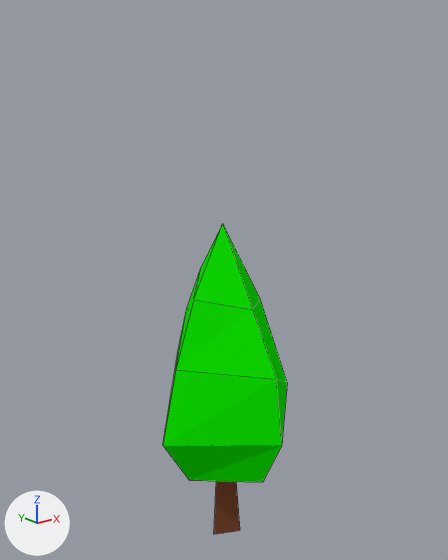
An edit to the Blender file Assets/Models/Tree.blend, drawn before and after from the same camera.
Rendered twice from a 50 mm camera at (-13.47, -17.03, 17.77) aimed at (0.44, 0.35, 10.81). Lighting does not change. The marker at lower left points along +X, +Y and +Z. Mesh edges are drawn as thin lines.

The scene before the commit, as lines of its bpy script (objects in view):
```python
me_plane = bpy.data.meshes.new('Plane')
me_plane.from_pydata([(-0.38, 0.0, 0.01), (0.62, -0.5, 0.01), (0.62, 0.5, 0.01), (0.12, 0.0, 9.92)], [], [(1, 2, 0), (1, 0, 3), (2, 3, 0), (2, 1, 3)])
me_plane.materials.append(mat_log)  # brown #7c4931
me_plane_002 = bpy.data.meshes.new('Plane.002')
me_plane_002.from_pydata(...)  # 19 vertices, 26 faces; spans x -2.74..3.61, y -3.33..3.04, z 0.01..13.09
me_plane_002.materials.append(mat_leaf)  # green #10e700
ob_leaf = bpy.data.objects.new('Leaf', me_plane_002)
ob_leaf.location = (0.0, 0.0, 0.0)
ob_log = bpy.data.objects.new('Log', me_plane)
ob_log.location = (0.0, 0.0, 0.0)
```
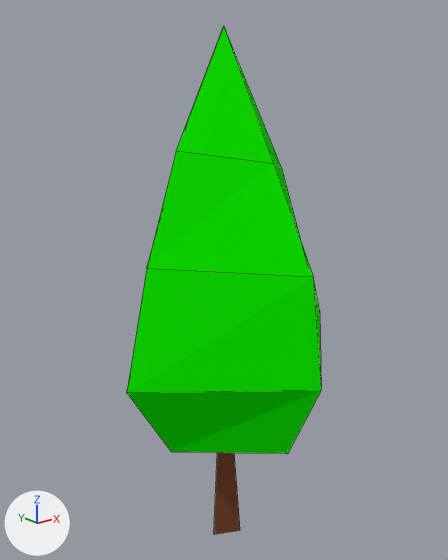
Where the newer file only moved an object's origin or applied its transform, the numbers keep the older frame.

Diff of the bpy script that builds the scene:
```diff
--- a/Assets/Models/Tree.blend.py
+++ b/Assets/Models/Tree.blend.py
@@ me_plane_002 @@
 me_plane_002.from_pydata(...)  # 19 vertices, 26 faces; spans x -2.74..3.61, y -3.33..3.04, z 0.01..13.09
 # used by ob_leaf; location = (0.0, 0.0, 0.0)
+# me_plane_002 part 1: the loose piece of 18 vertices spanning x -2.74..3.61, y -3.33..3.04, z 3.16..13.09 is scaled about the mesh origin by 1.5
 me_plane_002.materials.append(mat_leaf)
```

Pixel boxes (x1, y1, x2, y2) of what changed, in the pictures (448 x 560 px):
'Leaf', reshaped (56% wider, 66% taller): before (163, 224, 287, 482); after (127, 26, 321, 454)
